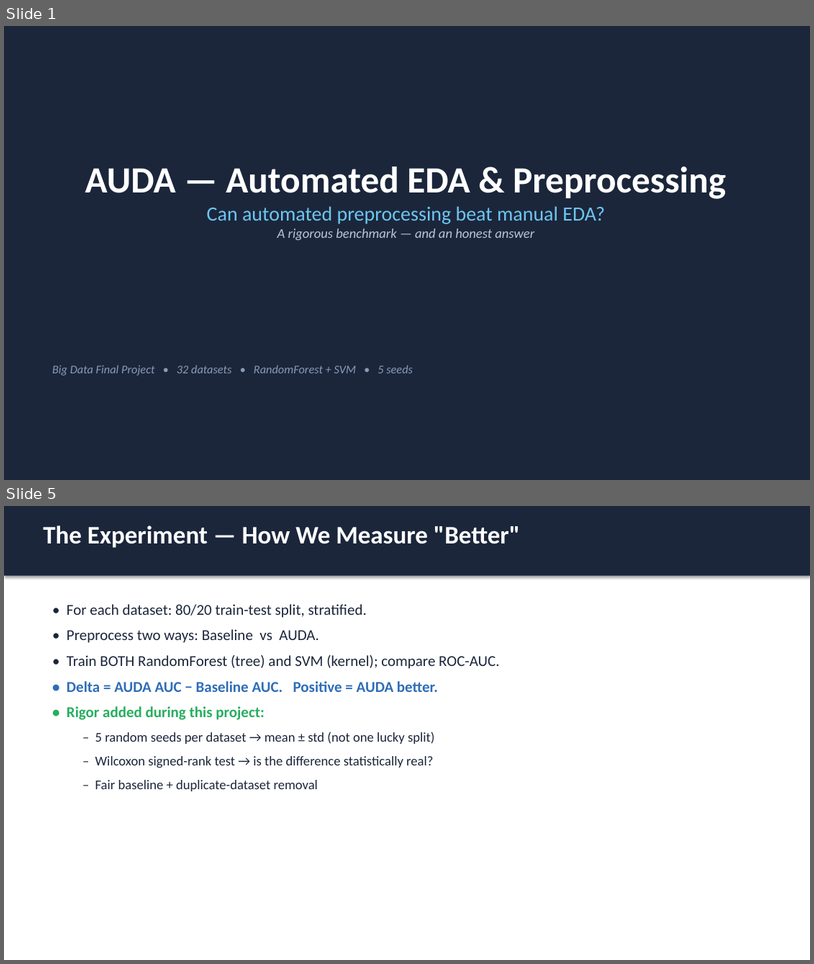
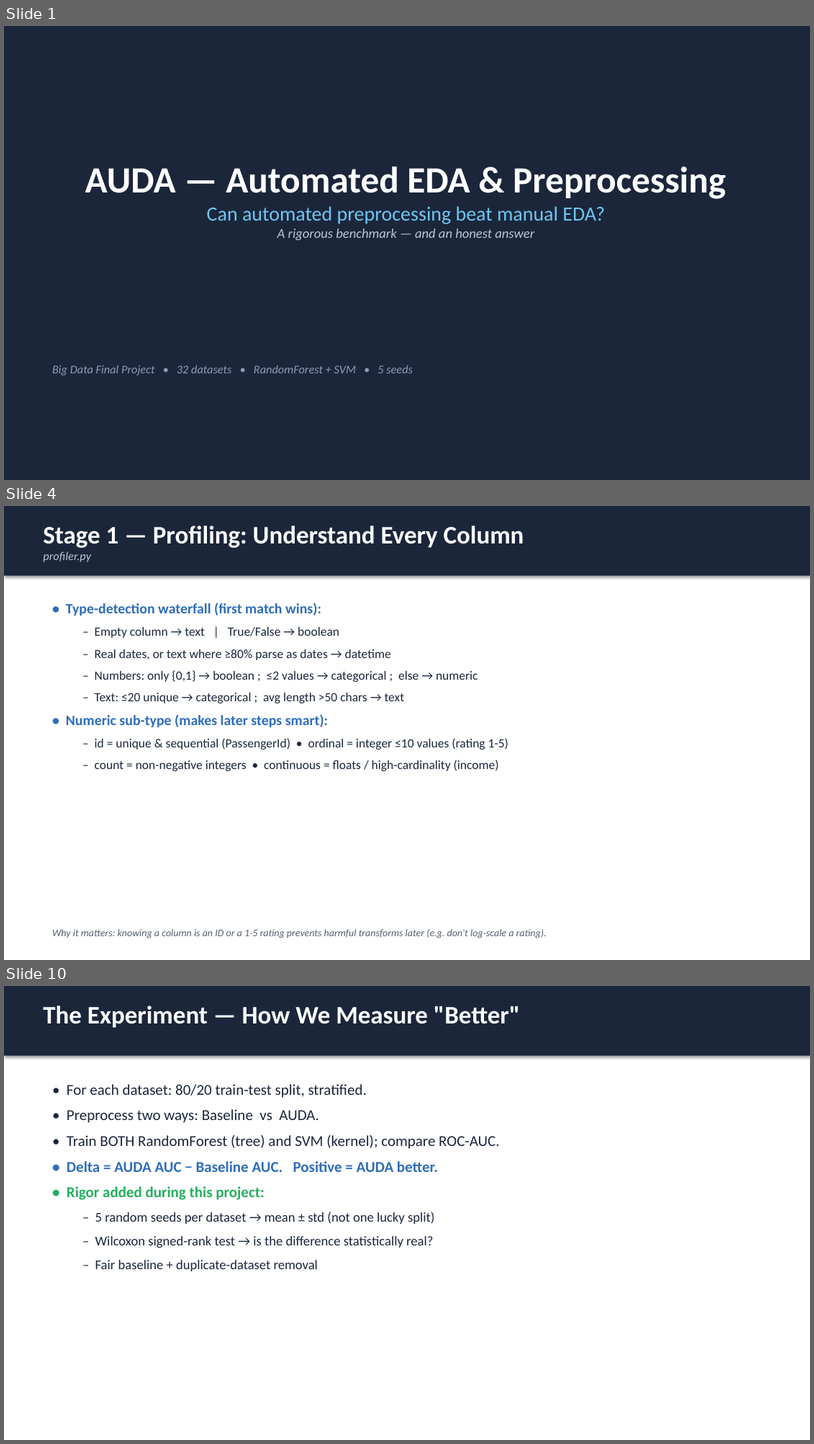
Before and after one commit to Delixx07/auto-eda-agent, a slide deck: AUDA_Project_Presentation.pptx. Shown one above the other, each under a label of ours: slides 1 and 5 before the commit, slides 1, 4 and 10 after it; the slides between them are not shown. The pictures are 814x964 and 814x1444 pixels, drawn with LibreOffice and Linux fonts; fonts in the diff are those of the drawing. Boxes give left, top, right and bottom in pixels: in the first picture for what was removed or moved away, otherwise in the second. Text is boxed around its words. In the diff, an @@ line names an element or a change of style, - is before the commit and + after.

```diff
--- a/AUDA_Project_Presentation.pptx
+++ b/AUDA_Project_Presentation.pptx
@@ slide 4 added at bbox=[4, 506, 810, 960], background #FFFFFF @@
@@ rectangle added at bbox=[4, 506, 810, 576], fill #1B263B @@
@@ text added at bbox=[43, 525, 525, 562], 30 pt, text #FFFFFF, bold @@
+Stage 1 — Profiling: Understand Every Column
+profiler.py
@@ text added at bbox=[66, 602, 509, 771], 15 pt, text #1B263B @@
+• Type-detection waterfall (first match wins):
+  – Empty column → text | True/False → boolean
+  – Real dates, or text where ≥80% parse as dates → datetime
+  – Numbers: only {0,1} → boolean ; ≤2 values → categorical ; else → numeric
+  – Text: ≤20 unique → categorical ; avg length >50 chars → text
+• Numeric sub-type (makes later steps smart):
+  – id = unique & sequential (PassengerId) • ordinal = integer ≤10 values (rating 1-5)
+  – count = non-negative integers • continuous = floats / high-cardinality (income)
@@ text added at bbox=[52, 929, 547, 938], 12 pt, text #555F6B, italic @@
+Why it matters: knowing a column is an ID or a 1-5 rating prevents harmful transforms later (e.g. don't log-scale a rating).
@@ what was slide 5 is now slide 10 @@
```
Also in this commit, not shown: 3 slides changed, 4 other slides added, 2 other files.
